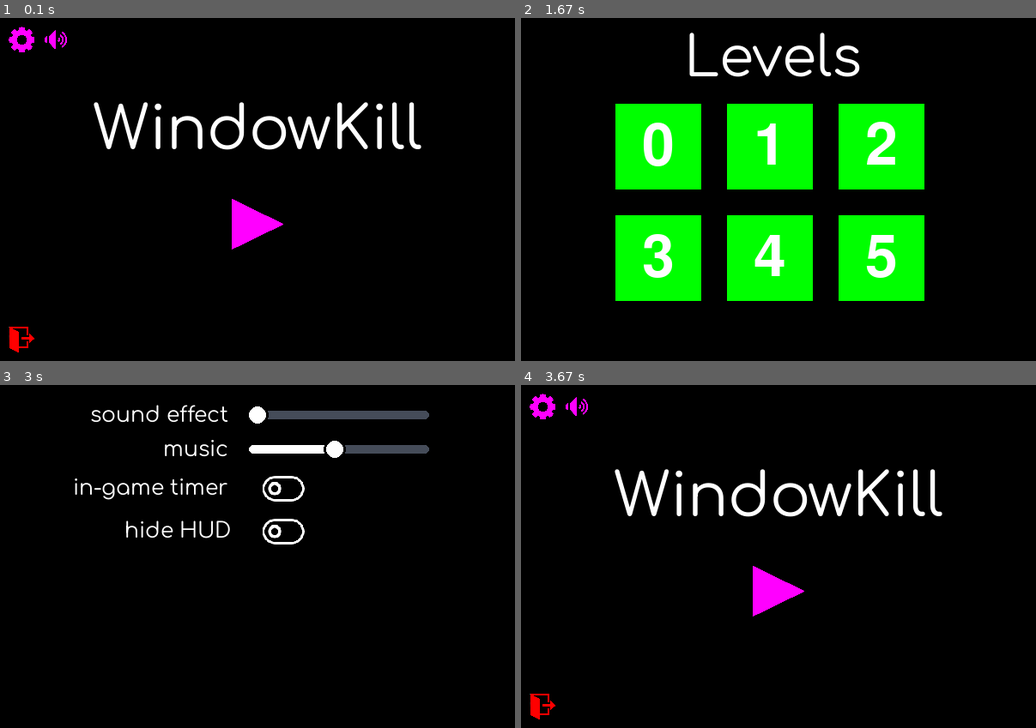
Above: before the commit, frames 1-4 (two rows, left to right).
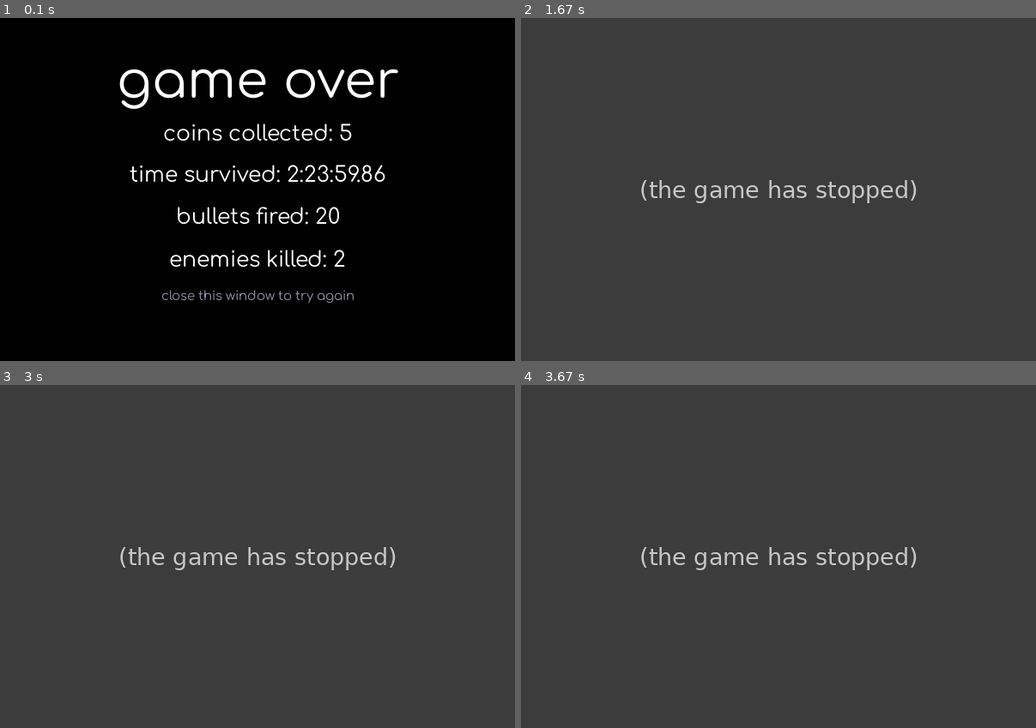
Above: after the commit, the same moments.

Repository: AndZas/PygameProject
Game: pygame game, started from ui.py
Same seed, same stepped clock (60 frames per second), same inputs: the game is played once before the commit and once after it.
Inputs (mouse positions are in pixels of both pictures, inside the frame that each line leads up to):
- Up to frame 1 (0.1 s): no input
- Up to frame 2 (1.67 s): click (778, 223) at 0.38 s; hold Esc 0.67-1.13 s; click (577, 38) at 1.22 s; click (778, 223) at 1.55 s
- Up to frame 3 (3 s): hold Esc 1.83-2.3 s; click (20, 405) at 2.38 s; click (339, 450) at 2.88 s
- Up to frame 4 (3.67 s): hold Esc 3.17-3.63 s

The runs differ from the first frame. In frame 1, 7.8% of the frame differs, in the area x 1-82%, y 2-98%; in frame 2, 100%, in the area x 0-100%, y 0-100%; in frame 3, 100%; in frame 4, 100%.
Error after the commit: AttributeError: 'EndWindow' object has no attribute 'click' (ui.py line 357); the game stopped at 0.38 s (later frames are placeholders)

Commit message:
Стартовое Окно (ниче не готово)

Diff:
--- a/ui.py
+++ b/ui.py
@@ -135,9 +135,11 @@
     def __init__(self, screen, coins_collected: int, time_survived: str, bullets_fired: int, enemies_killed: int):
         '00:00:00'
         self.screen = screen
+        self.time_survived = self.ms_to_time(time_survived)
+        print(time_survived)
         self.texts = [Text((0, 40), 60, 'game over', center_x=True),
                       Text((0, 110 + 10), 25, f'coins collected: {coins_collected}', center_x=True),
-                      Text((0, 155 + 13), 25, f'time survived: {time_survived}', center_x=True),
+                      Text((0, 155 + 13), 25, f'time survived: {self.time_survived}', center_x=True),
                       Text((0, 202 + 15), 25, f'bullets fired: {bullets_fired}', center_x=True),
                       Text((0, 250 + 17), 25, f'enemies killed: {enemies_killed}', center_x=True),
                       Text((0, 295 + 20), 15, f'close this window to try again', center_x=True, color=(143, 145, 168))]
@@ -145,6 +147,13 @@
     def run(self):
         for text in self.texts:
             text.render(self.screen)
+
+    def ms_to_time(self, millis):
+        seconds = (millis / 1000) % 60
+        seconds = round(float(seconds), 2)
+        minutes = int((millis / (1000 * 60)) % 60)
+        hours = int((millis / (1000 * 60 * 60)) % 24)
+        return f"{hours}:{minutes}:{seconds}"
 
 
 class MenuSettings:
@@ -331,11 +340,12 @@
         return 'Level'
 
 
-def main1():
+def main():
     pygame.init()
     screen = pygame.display.set_mode((600, 400))
     running = True
-    w = StartWindow(screen)
+    # w = StartWindow(screen)
+    w = EndWindow(screen, 5, 8639856, 20, 2)
     clock = pygame.time.Clock()
     while running:
         screen.fill((0, 0, 0))
@@ -345,26 +355,7 @@
                 running = False
             elif event.type == pygame.MOUSEBUTTONDOWN and event.button == 1:
                 w.click(pos)
-        w.draw()
-        clock.tick(60)
-        pygame.display.flip()
-    pygame.quit()
-
-
-def main2(coins, time, bullets, enemys):
-    pygame.init()
-    screen = pygame.display.set_mode((600, 400))
-    running = True
-    w = EndWindow(screen, coins, time, bullets, enemys)
-    clock = pygame.time.Clock()
-    while running:
-        screen.fill((0, 0, 0))
-        for event in pygame.event.get():
-            pos = pygame.mouse.get_pos()
-            if event.type == pygame.QUIT:
-                running = False
-            elif event.type == pygame.MOUSEBUTTONDOWN and event.button == 1:
-                w.click(pos)
+        # w.draw()
         w.run()
         clock.tick(60)
         pygame.display.flip()
@@ -372,4 +363,4 @@
 
 
 if __name__ == '__main__':
-    main1()
+    main()
